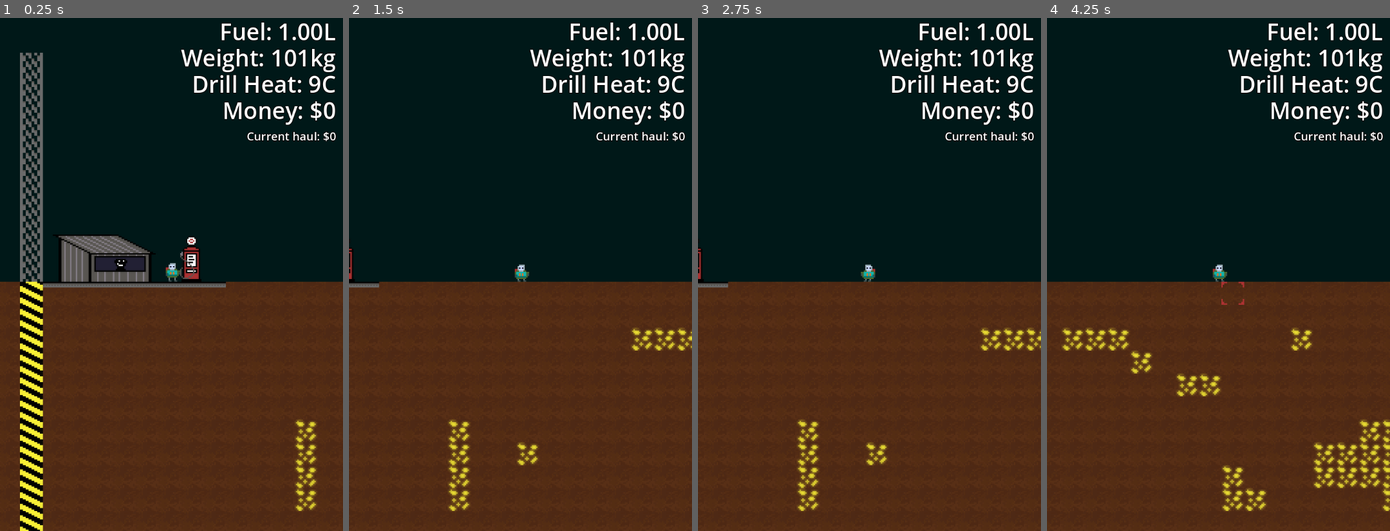
Above: before the commit, frames 1-4 (left to right).
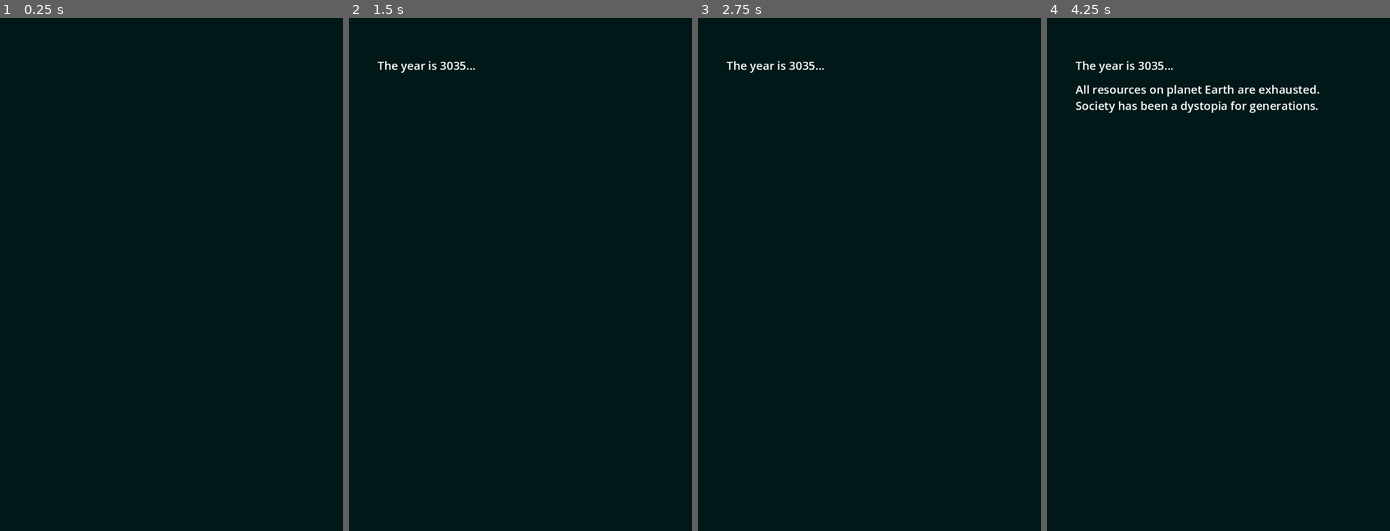
Above: after the commit, the same moments.

Repository: brikr/ludum-dare-57
Game: Godot game, scene res://scenes/start/start.tscn
Same seed, same stepped clock (60 frames per second), same inputs: the game is played once before the commit and once after it. Before the commit the project starts from res://scenes/main/main.tscn.
Inputs (mouse positions are in pixels of both pictures, inside the frame that each line leads up to):
- Up to frame 1 (0.25 s): no input
- Up to frame 2 (1.5 s): tap Enter at 0.5 s; move the mouse to (595, 248) at 0.52 s; hold D (move_right) from 0.53 s (still down); tap F (interact) at 0.6 s; tap Space (jump) at 0.77 s; move the mouse to (451, 300) at 1.27 s; click (451, 300) at 1.35 s
- Up to frame 3 (2.75 s): tap Space (jump) at 1.52 s; move the mouse to (903, 161) at 2.02 s; release D (move_right) at 2.03 s; hold A (move_left) from 2.03 s (still down); tap F (interact) at 2.1 s
- Up to frame 4 (4.25 s): move the mouse to (1201, 377) at 2.77 s; release A (move_left) at 2.78 s; hold D (move_right) from 2.78 s (still down); click (1201, 377) at 2.85 s; tap Space (jump) at 3.02, 3.77 s; move the mouse to (1321, 351) at 3.52 s; tap F (interact) at 3.6 s

The runs differ from the first frame. In frame 1, 54% of the frame differs, in the area x 0-100%, y 0-100%; in frame 2, 51%; in frame 3, 51%; in frame 4, 52%.

Commit message:
start scene

Diff:
--- a/project.godot
+++ b/project.godot
@@ -11,7 +11,7 @@
 [application]
 
 config/name="ludum-dare-57"
-run/main_scene="uid://dbi1s0tx3b5vk"
+run/main_scene="uid://gvhu6dx75e0g"
 config/features=PackedStringArray("4.4", "Forward Plus")
 config/icon="res://icon.svg"
 
@@ -29,6 +29,10 @@
 [editor_plugins]
 
 enabled=PackedStringArray()
+
+[gui]
+
+theme/custom="uid://dmwt5ilifg3r8"
 
 [input]
 
--- a/scenes/hud/hud.tscn
+++ b/scenes/hud/hud.tscn
@@ -1,6 +1,6 @@
 [gd_scene load_steps=3 format=3 uid="uid://dfowoevuj1o11"]
 
-[ext_resource type="Theme" uid="uid://dmwt5ilifg3r8" path="res://scenes/ui_theme.tres" id="1_48c2t"]
+[ext_resource type="Theme" uid="uid://dmwt5ilifg3r8" path="res://assets/ui_theme.tres" id="1_48c2t"]
 [ext_resource type="Script" uid="uid://c57mj3ygc5bdo" path="res://scenes/hud/hud.gd" id="1_cgeww"]
 
 [node name="HUD" type="CanvasLayer"]
@@ -10,7 +10,6 @@
 offset_left = 15.0
 offset_right = 705.0
 offset_bottom = 177.0
-theme = ExtResource("1_48c2t")
 theme_override_font_sizes/font_size = 48
 text = "Fuel: 1.00L
 Weight: 100kg
--- a/scenes/shop_ui/item_button.tscn
+++ b/scenes/shop_ui/item_button.tscn
@@ -1,6 +1,6 @@
 [gd_scene load_steps=3 format=3 uid="uid://cvhcwsah45gpm"]
 
-[ext_resource type="Theme" uid="uid://dmwt5ilifg3r8" path="res://scenes/ui_theme.tres" id="1_jwvuc"]
+[ext_resource type="Theme" uid="uid://dmwt5ilifg3r8" path="res://assets/ui_theme.tres" id="1_jwvuc"]
 [ext_resource type="Script" uid="uid://du8mfevfhjgd2" path="res://scenes/shop_ui/item_button.gd" id="2_3vb3c"]
 
 [node name="ItemButton" type="Button"]
--- a/scenes/shop_ui/shop_ui.tscn
+++ b/scenes/shop_ui/shop_ui.tscn
@@ -1,7 +1,7 @@
 [gd_scene load_steps=3 format=3 uid="uid://837encs13ggh"]
 
 [ext_resource type="Script" uid="uid://mb61cud1laj6" path="res://scenes/shop_ui/shop_ui.gd" id="1_67u7h"]
-[ext_resource type="Theme" uid="uid://dmwt5ilifg3r8" path="res://scenes/ui_theme.tres" id="2_u3gf3"]
+[ext_resource type="Theme" uid="uid://dmwt5ilifg3r8" path="res://assets/ui_theme.tres" id="2_u3gf3"]
 
 [node name="ShopUI" type="CanvasLayer"]
 script = ExtResource("1_67u7h")
--- /dev/null
+++ b/scenes/start/start.gd
@@ -0,0 +1,50 @@
+extends Control
+
+# The year is 3035...
+# All resources on planet Earth are exhausted. Society has been a dystopia for generations.
+# But a new hope has revealed itself; deep in the bowels of an alien world lies an ancient concoction capable of producing unimaginable efficiency.
+# Our brave miner must journey to the depths of...
+# DIGMA BALIS
+# On Digma Balis, collect resources and sell them at the shop for money that you can use to upgrade your equipment
+# But be careful, anything you pick up while you're down there needs to be brought back to the surface if you want to get paid
+# Find the ancient concoction at the bottom and bring it to the surface to win
+
+@onready var story1 = $VBoxContainer/Story1
+@onready var story2 = $VBoxContainer/Story2
+@onready var story3 = $VBoxContainer/Story3
+@onready var story4 = $VBoxContainer/Story4
+@onready var logo = $VBoxContainer/Logo
+@onready var instructions1 = $VBoxContainer/Instructions1
+@onready var instructions2 = $VBoxContainer/Instructions2
+@onready var instructions3 = $VBoxContainer/Instructions3
+@onready var start_game = $VBoxContainer/StartGame
+
+func _ready():
+  var script := [
+    { "element": story1, "hold_time": 2.0 },
+    { "element": story2, "hold_time": 2.0 },
+    { "element": story3, "hold_time": 3.0 },
+    { "element": story4, "hold_time": 3.0 },
+    { "element": logo, "hold_time": 2.0 },
+    { "element": instructions1, "hold_time": -0.5 },
+    { "element": instructions2, "hold_time": -0.5 },
+    { "element": instructions3, "hold_time": -0.5 },
+    { "element": start_game, "hold_time": 0.0 },
+  ]
+
+  # how long the next element in the script should wait to be shown
+  # equal to total hold time of elements before it + 0.5s per element to fade in
+  # starts at 0.5 for a dramatic start
+  var wait_time = 0.5
+
+  for item in script:
+    # hide the item for now
+    item["element"].modulate.a = 0.0
+    var tween = get_tree().create_tween()
+    tween.tween_interval(wait_time)
+    tween.tween_property(item["element"], "modulate:a", 1, 0.5)
+    wait_time += 0.5 + item["hold_time"]
+
+
+func _on_start_game_pressed() -> void:
+  get_tree().change_scene_to_file("res://scenes/main/main.tscn")
--- /dev/null
+++ b/scenes/start/start.tscn
@@ -0,0 +1,105 @@
+[gd_scene load_steps=4 format=3 uid="uid://gvhu6dx75e0g"]
+
+[ext_resource type="Texture2D" uid="uid://cbhudxw6ack6v" path="res://assets/logo.png" id="1_662lp"]
+[ext_resource type="Theme" uid="uid://dmwt5ilifg3r8" path="res://assets/ui_theme.tres" id="1_ae20m"]
+[ext_resource type="Script" uid="uid://cpgcwlqecbooq" path="res://scenes/start/start.gd" id="1_oeh0t"]
+
+[node name="Start" type="Control"]
+layout_mode = 3
+anchors_preset = 0
+theme = ExtResource("1_ae20m")
+script = ExtResource("1_oeh0t")
+
+[node name="Background" type="ColorRect" parent="."]
+layout_mode = 2
+offset_right = 720.0
+offset_bottom = 1080.0
+theme = ExtResource("1_ae20m")
+color = Color(0, 0.0941176, 0.0941176, 1)
+
+[node name="VBoxContainer" type="VBoxContainer" parent="."]
+layout_mode = 0
+offset_right = 720.0
+offset_bottom = 1080.0
+theme = ExtResource("1_ae20m")
+theme_override_constants/separation = 16
+alignment = 1
+
+[node name="Story1" type="RichTextLabel" parent="VBoxContainer"]
+custom_minimum_size = Vector2(600, 0)
+layout_mode = 2
+size_flags_horizontal = 4
+theme = ExtResource("1_ae20m")
+theme_override_font_sizes/normal_font_size = 24
+text = "The year is 3035..."
+fit_content = true
+
+[node name="Story2" type="RichTextLabel" parent="VBoxContainer"]
+custom_minimum_size = Vector2(600, 0)
+layout_mode = 2
+size_flags_horizontal = 4
+theme = ExtResource("1_ae20m")
+theme_override_font_sizes/normal_font_size = 24
+text = "All resources on planet Earth are exhausted. Society has been a dystopia for generations."
+fit_content = true
+
+[node name="Story3" type="RichTextLabel" parent="VBoxContainer"]
+custom_minimum_size = Vector2(600, 0)
+layout_mode = 2
+size_flags_horizontal = 4
+theme = ExtResource("1_ae20m")
+theme_override_font_sizes/normal_font_size = 24
+text = "But a new hope has revealed itself: deep in the bowels of an alien world lies an ancient concoction capable of producing unimaginable efficiency."
+fit_content = true
+
+[node name="Story4" type="RichTextLabel" parent="VBoxContainer"]
+custom_minimum_size = Vector2(600, 0)
+layout_mode = 2
+size_flags_horizontal = 4
+theme = ExtResource("1_ae20m")
+theme_override_font_sizes/normal_font_size = 24
+text = "Our brave miner must journey to the depths of..."
+fit_content = true
+
+[node name="Logo" type="TextureRect" parent="VBoxContainer"]
+layout_mode = 2
+theme = ExtResource("1_ae20m")
+texture = ExtResource("1_662lp")
+expand_mode = 5
+
+[node name="Instructions1" type="RichTextLabel" parent="VBoxContainer"]
+custom_minimum_size = Vector2(600, 0)
+layout_mode = 2
+size_flags_horizontal = 4
+theme = ExtResource("1_ae20m")
+theme_override_font_sizes/normal_font_size = 20
+text = "On Digma Balis, collect resources and sell them at the shop for money that you can use to upgrade your equipment."
+fit_content = true
+
+[node name="Instructions2" type="RichTextLabel" parent="VBoxContainer"]
+custom_minimum_size = Vector2(600, 0)
+layout_mode = 2
+size_flags_horizontal = 4
+theme = ExtResource("1_ae20m")
+theme_override_font_sizes/normal_font_size = 20
+text = "But be careful, anything you pick up while you're down there needs to be brought back to the surface if you want to get paid."
+fit_content = true
+
+[node name="Instructions3" type="RichTextLabel" parent="VBoxContainer"]
+custom_minimum_size = Vector2(600, 0)
+layout_mode = 2
+size_flags_horizontal = 4
+theme = ExtResource("1_ae20m")
+theme_override_font_sizes/normal_font_size = 20
+text = "Find the ancient concoction at the bottom and bring it to the surface to win."
+fit_content = true
+
+[node name="StartGame" type="Button" parent="VBoxContainer"]
+custom_minimum_size = Vector2(600, 0)
+layout_mode = 2
+size_flags_horizontal = 4
+theme = ExtResource("1_ae20m")
+theme_override_font_sizes/font_size = 32
+text = "Start Game"
+
+[connection signal="pressed" from="VBoxContainer/StartGame" to="." method="_on_start_game_pressed"]
Renamed: scenes/ui_theme.tres -> assets/ui_theme.tres
Not shown, added: scenes/start/start.gd.uid
